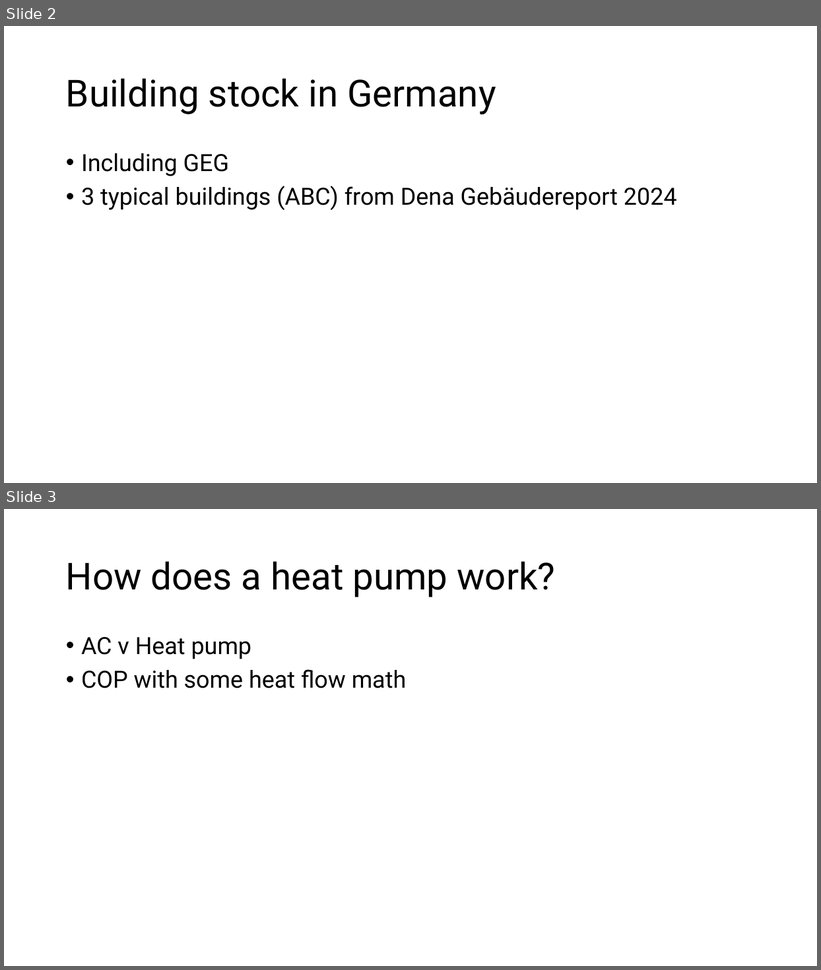
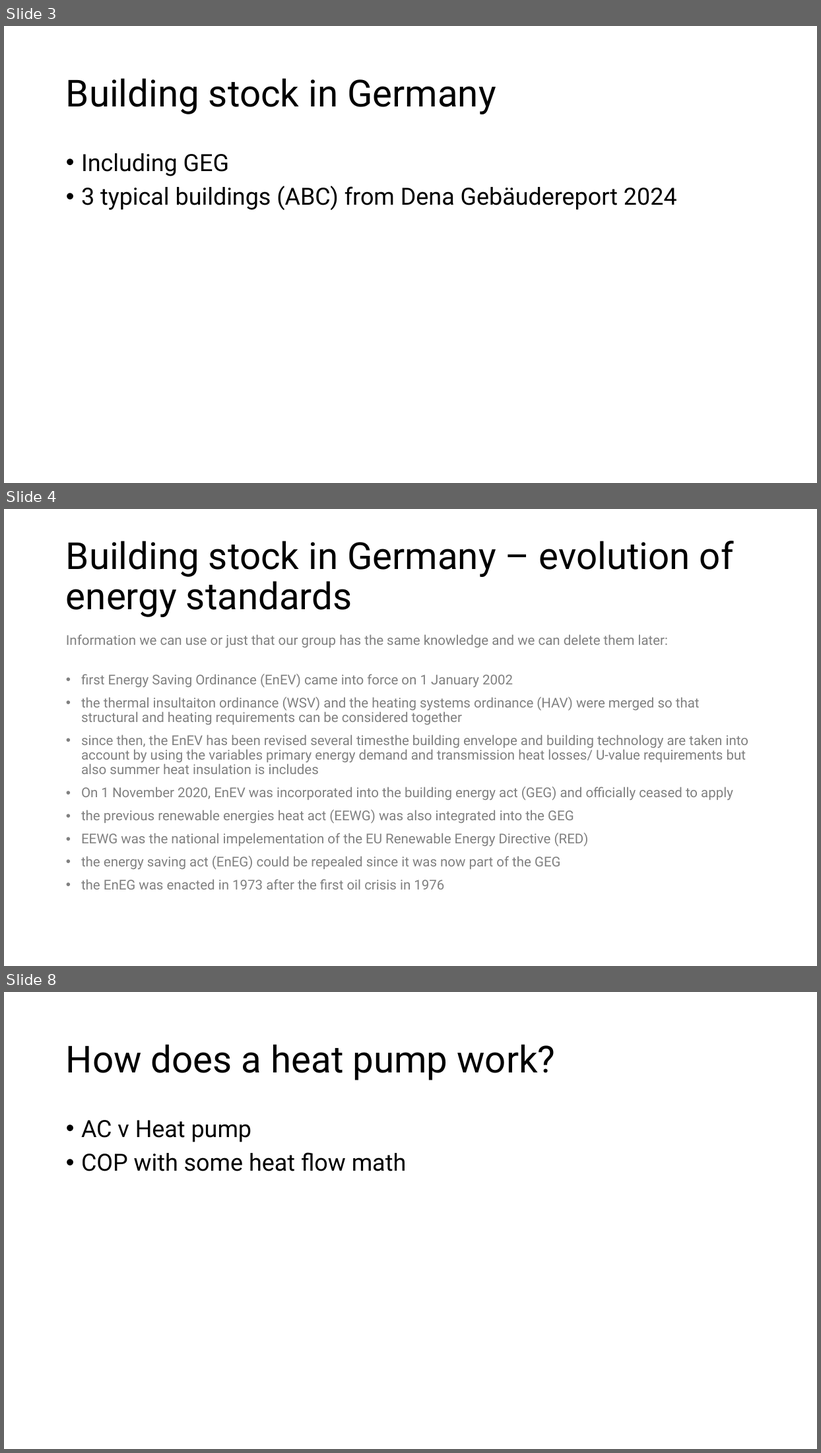
Before and after one commit to eyjomoin/Modeling-buildings-and-their-heating-systems, a slide deck: presentation/heat.pptx. Shown one above the other, each under a label of ours: slides 2 and 3 before the commit, slides 3, 4 and 8 after it; the slides between them are not shown. The pictures are 821x970 and 821x1453 pixels, drawn with LibreOffice and Linux fonts; fonts in the diff are those of the drawing. Boxes give left, top, right and bottom in pixels: in the first picture for what was removed or moved away, otherwise in the second. Text is boxed around its words. In the diff, an @@ line names an element or a change of style, - is before the commit and + after.

Commit message:
filled in some information
I put my literature research in the presentation. Some is probably just for our own background information and we have to delete it later.

```diff
--- a/presentation/heat.pptx
+++ b/presentation/heat.pptx
@@ slide 4 added at [4,509,817,966], background #FFFFFF @@
@@ title added at [66,541,734,617], 44 pt, text #000000 @@
+Building stock in Germany – evolution of energy standards
@@ text added at [66,634,748,890], 16 pt, text #808080 @@
+Information we can use or just that our group has the same knowledge and we can delete them later:
+• first Energy Saving Ordinance (EnEV) came into force on 1 January 2002
+• the thermal insultaiton ordinance (WSV) and the heating systems ordinance (HAV) were merged so that structural and heating requirements can be considered together
+• since then, the EnEV has been revised several timesthe building envelope and building technology are taken into account by using the variables primary energy demand and transmission heat losses/ U-value requirements but also summer heat insulation is includes
+• On 1 November 2020, EnEV was incorporated into the building energy act (GEG) and officially ceased to apply
+• the previous renewable energies heat act (EEWG) was also integrated into the GEG
+• EEWG was the national impelementation of the EU Renewable Energy Directive (RED)
+• the energy saving act (EnEG) could be repealed since it was now part of the GEG
+• the EnEG was enacted in 1973 after the first oil crisis in 1976
@@ what was slide 2 is now slide 3 @@
@@ what was slide 3 is now slide 8 @@
```
Also in this commit, not shown: 11 other slides added, 1 slide removed, 1 other file.
